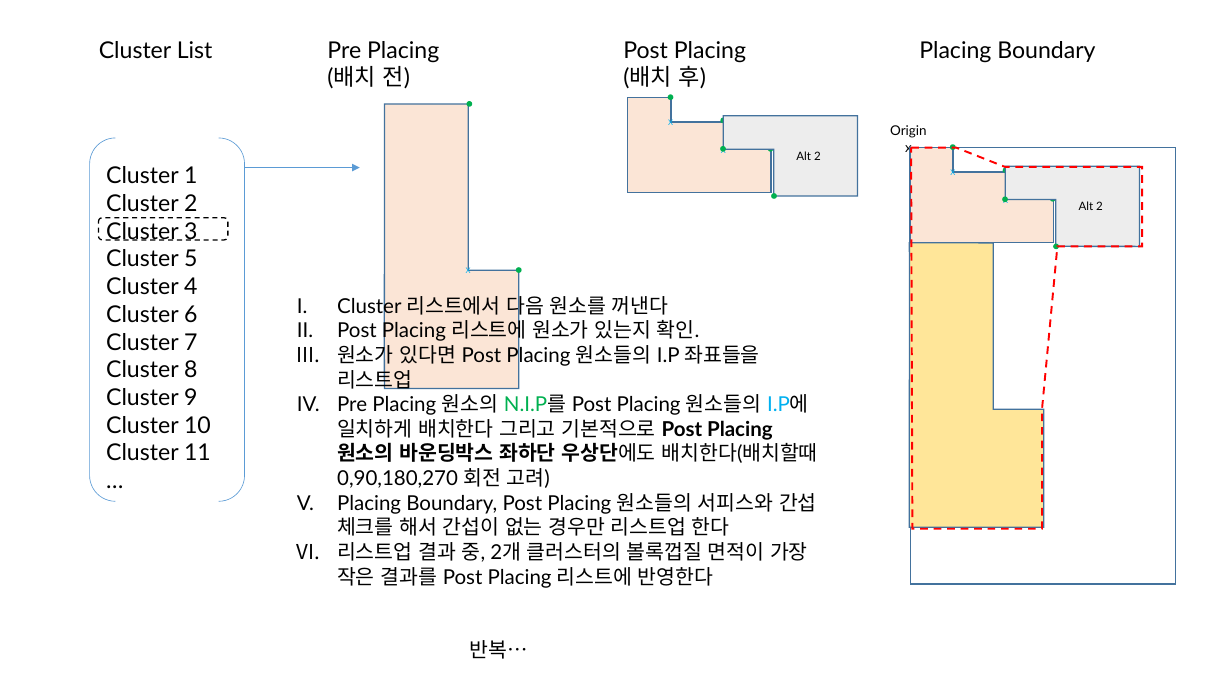
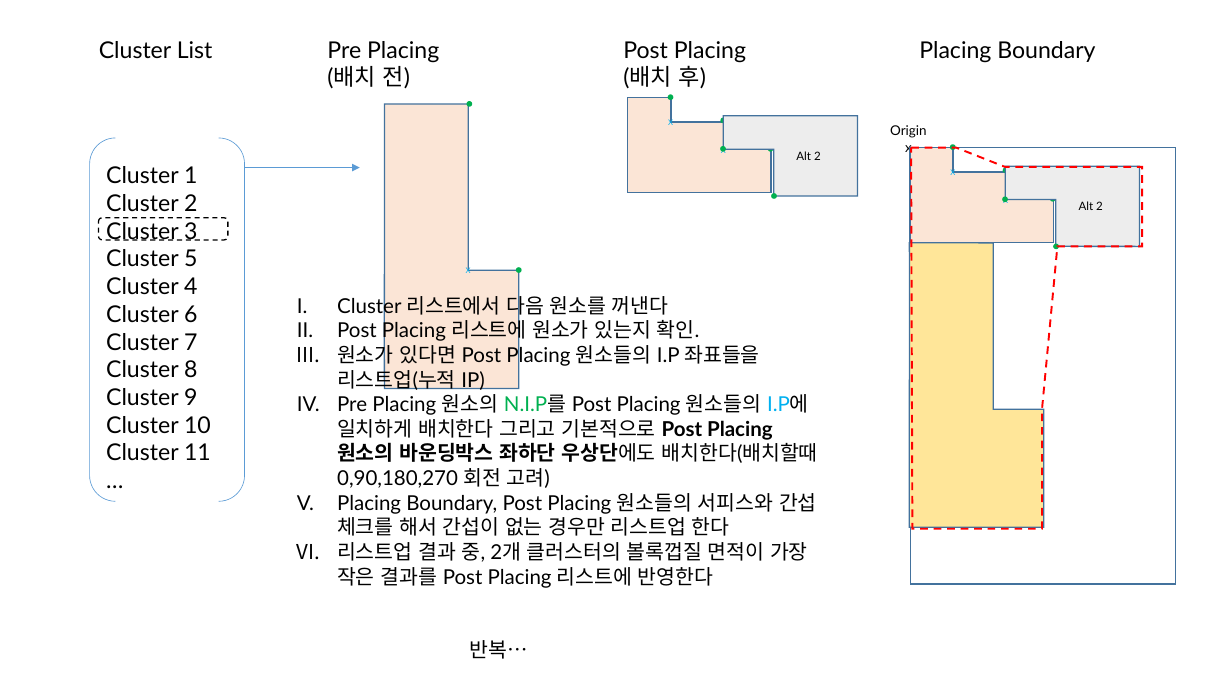
Before and after one commit to hnanmal/mQ, a slide deck: slide 6 of hecBidding/20210903_ClusterPlacing Algorithm.pptx. Drawn at 1232x693 pixels with LibreOffice and Linux fonts; fonts in the diff are those of the drawing. Boxes give left, top, right and bottom in pixels: in the first picture for what was removed or moved away, otherwise in the second. Text is boxed around its words. In the diff, an @@ line names an element or a change of style, - is before the commit and + after.

```diff
--- a/hecBidding/20210903_ClusterPlacing Algorithm.pptx
+++ b/hecBidding/20210903_ClusterPlacing Algorithm.pptx
@@ text at (337,342,759,392): text changed @@
-III. 원소가 있다면 Post Placing 원소들의 I.P 좌표들을 리스트업
+III. 원소가 있다면 Post Placing 원소들의 I.P 좌표들을 리스트업(누적 IP)
```
Also in this commit, not shown: 2 other files.
